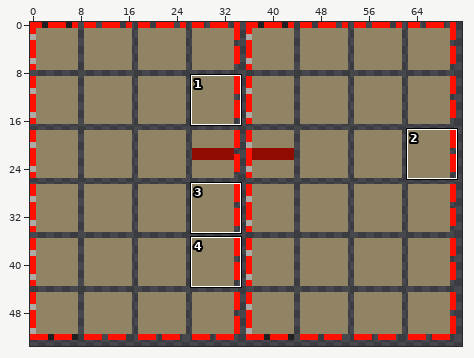
A sprite sheet gets an edit: Sources/Modules/Yggdrasil/YggdrasilTown/Tiles/UnionOfficeDoorOpen.png. Above: a wide view before the commit, with the close-up outlined.
Close-up. The starting point:
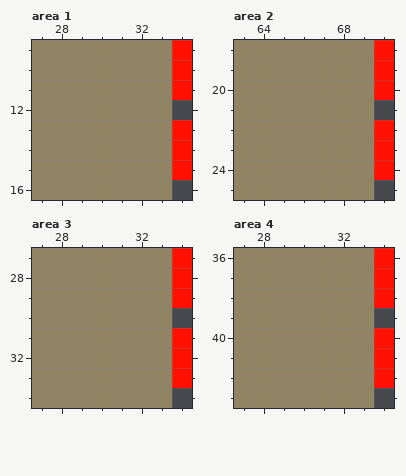
The file is 144x108 pixels, drawn in blocks of 2x2; one block is one cell here. Colours within 5 levels of each other are drawn and written as one. Shown: area 1: x 27..34, y 9..16; area 2: x 63..70, y 18..25; area 3: x 27..34, y 27..34; area 4: x 27..34, y 36..43. The commit also changed other parts of the picture, which this record leaves out.
After:
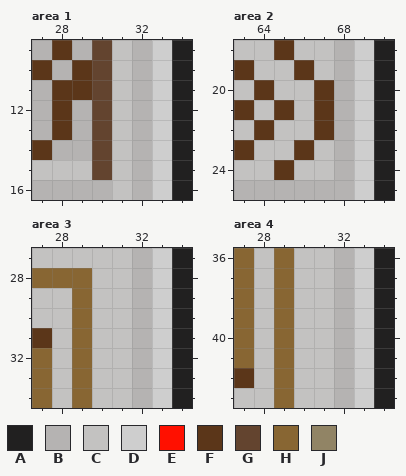
Palette (. is transparent): A #212020  B #b5b3b2  C #c3c2c1  D #cecece  E #ff1000  F #5b3619  G #63442f  H #886633  J #918465
The exact change:
Changed rows in their new state; - is an unchanged pixel.
Area 1:
first column x 27:
 9 BFBGCBDA
10 FBFGCBDA
11 BFFGCBDA
12 BFBGCBDA
13 BFBGCBDA
14 FBBGCBDA
15 CCCGCBDA
16 BBBBCBDA
Area 2:
first column x 63:
18 CCFCCBDA
19 FCCFCBDA
20 CFCCFBDA
21 FCFCFBDA
22 CFCCFBDA
23 FCCFCBDA
24 CCFCCBDA
25 BBBBBBDA
Area 3:
first column x 27:
27 CCCCCBDA
28 HHHCCBDA
29 CCHCCBDA
30 CCHCCBDA
31 FCHCCBDA
32 HCHCCBDA
33 HCHCCBDA
34 HCHCCBDA
Area 4:
first column x 27:
36 HCHCCBDA
37 HCHCCBDA
38 HCHCCBDA
39 HCHCCBDA
40 HCHCCBDA
41 HCHCCBDA
42 FCHCCBDA
43 CCHCCBDA
Boxes around the changes in both close-ups, in picture pixels (x1, y1, x2, y2):
changed: (32, 40, 192, 200)
changed: (234, 40, 394, 200)
changed: (32, 248, 192, 408)
changed: (234, 248, 394, 408)
